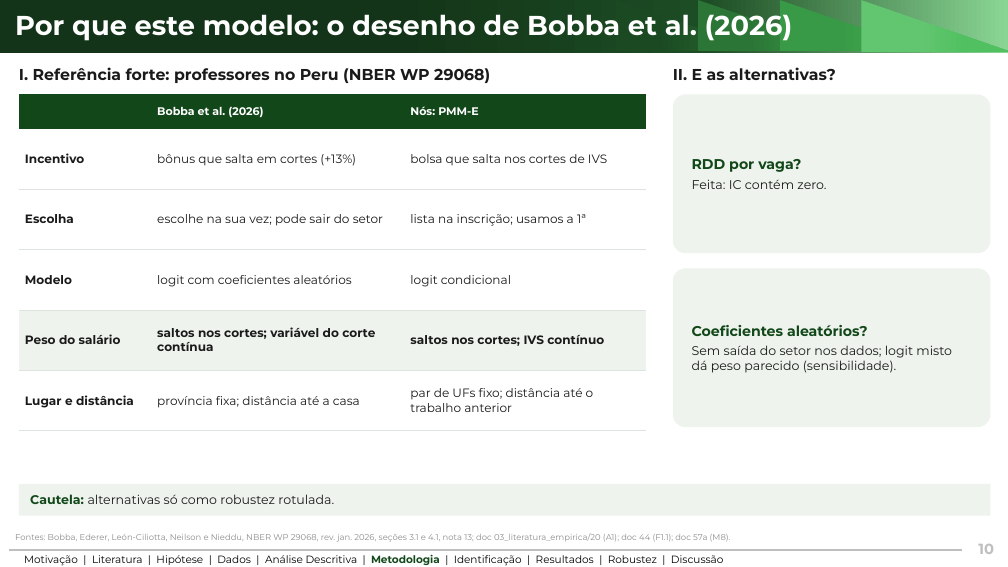
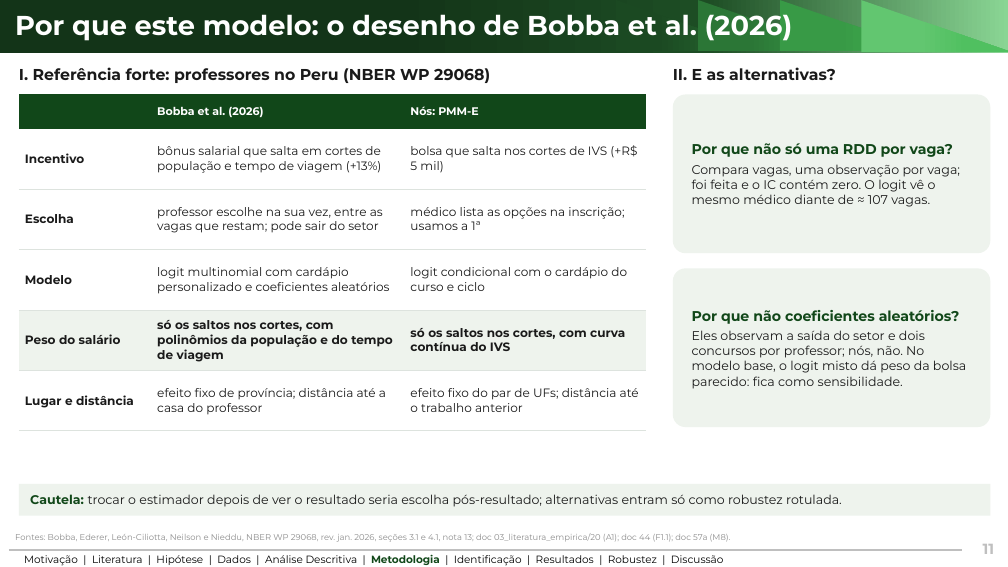
Before and after one commit to ka1victor/impact-eval-health-econ-pmme, a slide deck: slide 11 of output/apresentacao_banca_final/deck_banca_final.pptx (slide 10 before the commit). Drawn at 1008x567 pixels with LibreOffice and Linux fonts; fonts in the diff are those of the drawing; background and template pictures are left out. Boxes give left, top, right and bottom in pixels: in the first picture for what was removed or moved away, otherwise in the second. Text is boxed around its words. In the diff, an @@ line names an element or a change of style, - is before the commit and + after.

```diff
--- a/output/apresentacao_banca_final/deck_banca_final.pptx
+++ b/output/apresentacao_banca_final/deck_banca_final.pptx
@@ table at <box>19,95,647,431</box> @@
-row 2, column 2: bônus que salta em cortes (+13%)
+row 2, column 2: bônus salarial que salta em cortes de população e tempo de viagem (+13%)
-row 2, column 3: bolsa que salta nos cortes de IVS
+row 2, column 3: bolsa que salta nos cortes de IVS (+R$ 5 mil)
-row 3, column 2: escolhe na sua vez; pode sair do setor
+row 3, column 2: professor escolhe na sua vez, entre as vagas que restam; pode sair do setor
-row 3, column 3: lista na inscrição; usamos a 1ª
+row 3, column 3: médico lista as opções na inscrição; usamos a 1ª
-row 4, column 2: logit com coeficientes aleatórios
+row 4, column 2: logit multinomial com cardápio personalizado e coeficientes aleatórios
-row 4, column 3: logit condicional
+row 4, column 3: logit condicional com o cardápio do curso e ciclo
-row 5, column 2: saltos nos cortes; variável do corte contínua
+row 5, column 2: só os saltos nos cortes, com polinômios da população e do tempo de viagem
-row 5, column 3: saltos nos cortes; IVS contínuo
+row 5, column 3: só os saltos nos cortes, com curva contínua do IVS
-row 6, column 2: província fixa; distância até a casa
+row 6, column 2: efeito fixo de província; distância até a casa do professor
-row 6, column 3: par de UFs fixo; distância até o trabalho anterior
+row 6, column 3: efeito fixo do par de UFs; distância até o trabalho anterior
@@ text in rounded rectangle at <box>692,143,960,207</box>: text changed @@
-RDD por vaga?
-Feita: IC contém zero.
+Por que não só uma RDD por vaga?
+Compara vagas, uma observação por vaga; foi feita e o IC contém zero. O logit vê o mesmo médico diante de ≈ 107 vagas.
@@ text in rounded rectangle at <box>692,310,966,389</box>: text changed @@
-Coeficientes aleatórios?
-Sem saída do setor nos dados; logit misto dá peso parecido (sensibilidade).
+Por que não coeficientes aleatórios?
+Eles observam a saída do setor e dois concursos por professor; nós, não. No modelo base, o logit misto dá peso da bolsa parecido: fica como sensibilidade.
@@ text in rectangle at <box>30,494,842,507</box>: text changed @@
-Cautela: alternativas só como robustez rotulada.
+Cautela: trocar o estimador depois de ver o resultado seria escolha pós-resultado; alternativas entram só como robustez rotulada.
@@ text at <box>983,544,995,554</box>: text changed @@
-10
+11
```
Also in this commit, not shown: 18 other slides changed, 1 slide added, 6 other files.
